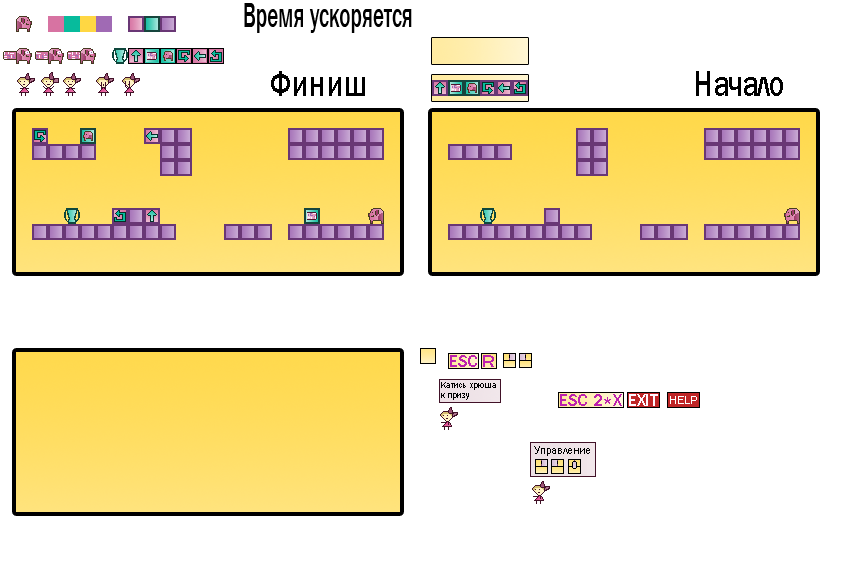
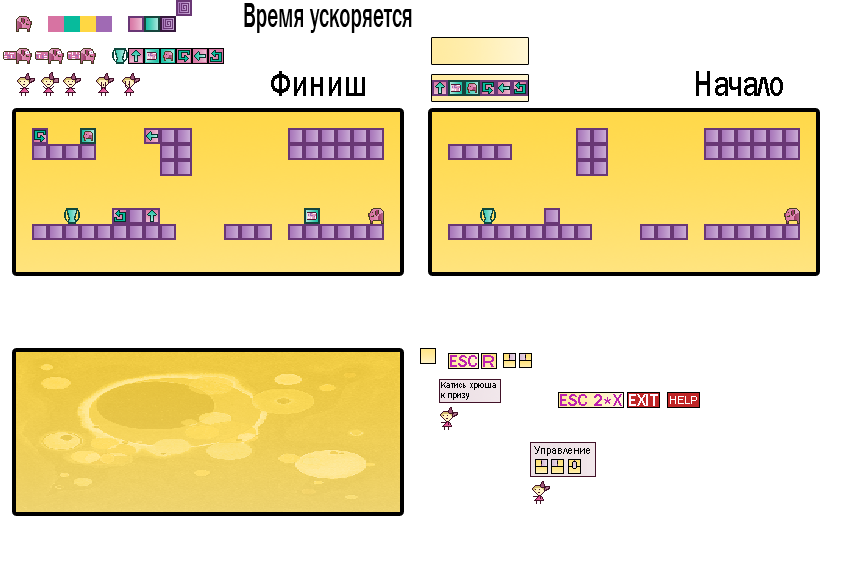
Layer changes from the first w=848, h=576 image to the second:
added layer "Слой 3 kопировать copy 2 копия 33" above "Слой 3 kопировать copy 2 копия 32" over (176, 0, 192, 16)
painted on "Слой 3 kопировать copy 2 копия 32" over (160, 16, 176, 32)
added layer "Слой 1 копия 11" (1st of 2, in "1") (2%) in group "1" over (16, 352, 400, 512)
added layer "Слой 1 копия 11" (2nd of 2, in "1") (luminosity) in group "1" over (16, 352, 400, 512)
